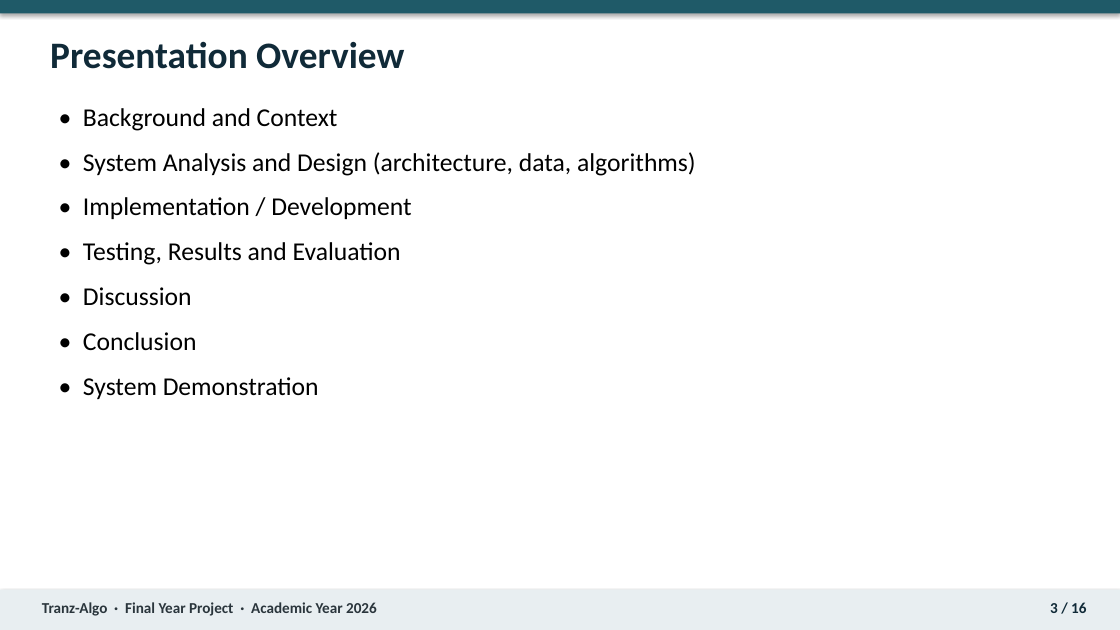
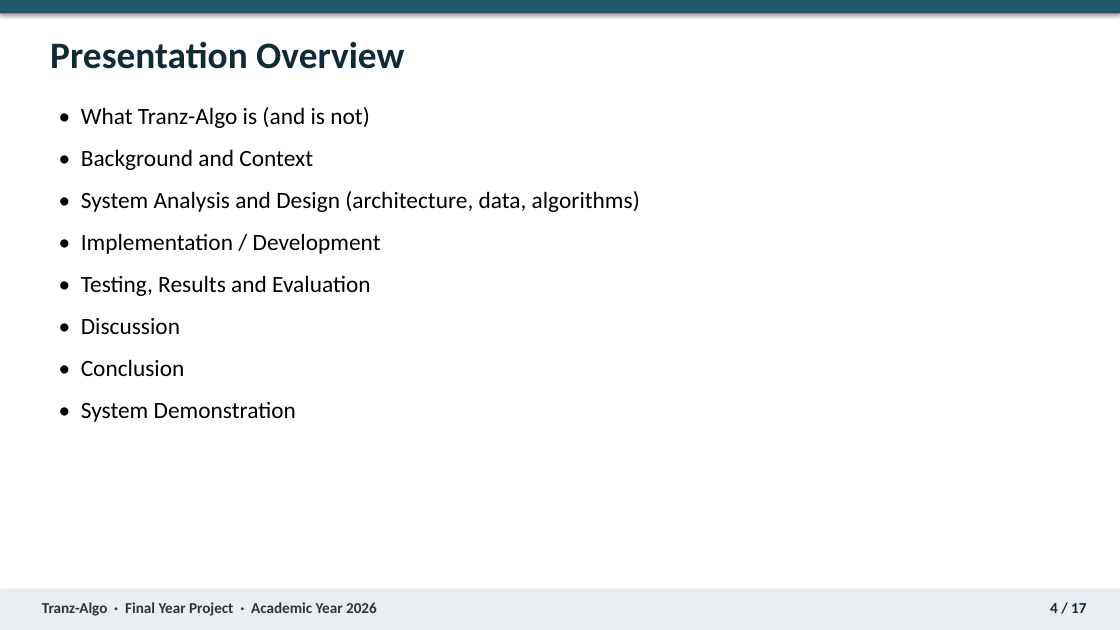
Before and after one commit to Nixon-Shibuchi/Tranz-Algo, a slide deck: slide 4 of docs/report/Tranz-Algo_Final_Year_Project_Presentation_2026.pptx (slide 3 before the commit). Drawn at 1120x630 pixels with LibreOffice and Linux fonts; fonts in the diff are those of the drawing. Boxes give left, top, right and bottom in pixels: in the first picture for what was removed or moved away, otherwise in the second. Text is boxed around its words. In the diff, an @@ line names an element or a change of style, - is before the commit and + after.

```diff
--- a/docs/report/Tranz-Algo_Final_Year_Project_Presentation_2026.pptx
+++ b/docs/report/Tranz-Algo_Final_Year_Project_Presentation_2026.pptx
@@ text at box(81, 107, 369, 128): paragraph added @@
+• What Tranz-Algo is (and is not)
@@ text at box(81, 149, 640, 422): size 22 to 20 pt in "• Background and Context", "• System Analysis and Design (architecture, data, ...", "• Implementation / Development", "• Testing, Results and Evaluation" and 3 more places @@
@@ text at box(1050, 603, 1086, 613): text changed @@
-3 / 16
+4 / 17
```
Also in this commit, not shown: 13 other slides changed, 1 slide added, 39 other files.
